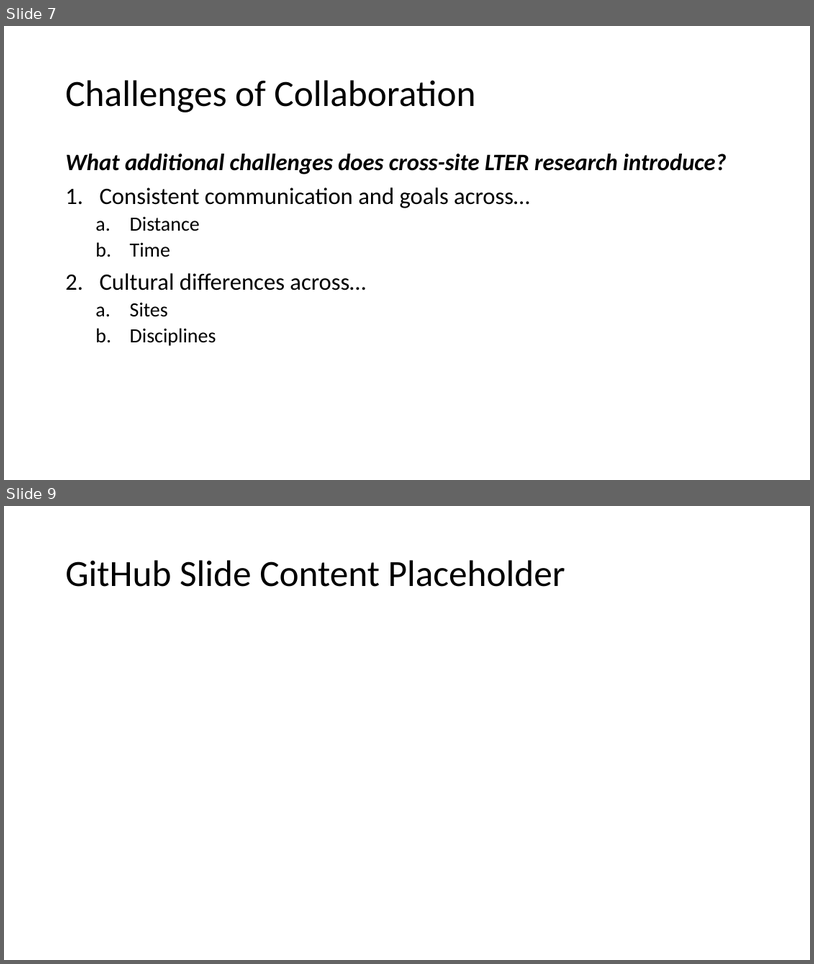
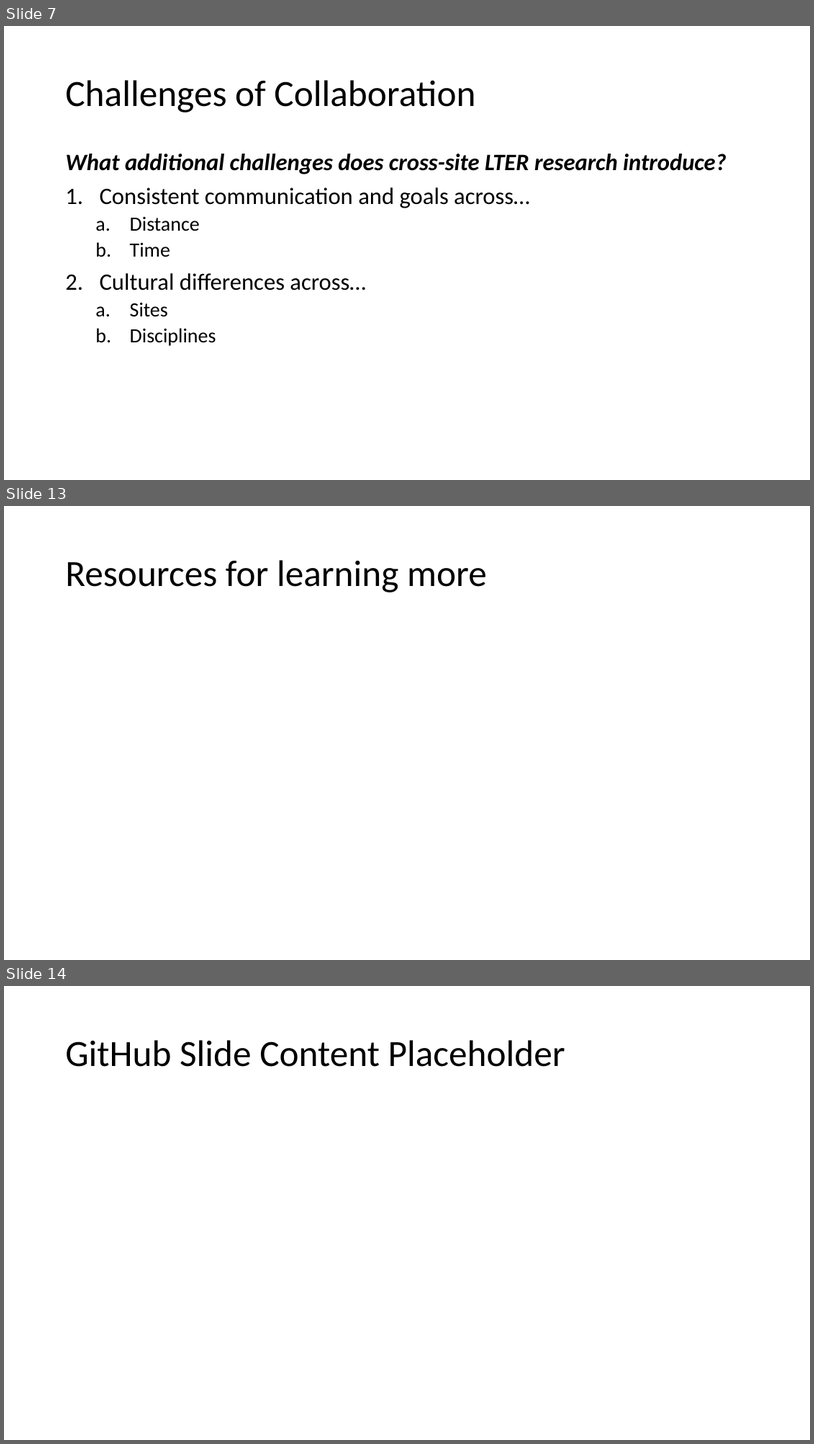
Before and after one commit to ReproducibleQM/n_commandments, a slide deck: pres_deck.pptx. Shown one above the other, each under a label of ours: slides 7 and 9 before the commit, slides 7, 13 and 14 after it; the slides between them are not shown. The pictures are 814x964 and 814x1444 pixels, drawn with LibreOffice and Linux fonts; fonts in the diff are those of the drawing. Boxes give left, top, right and bottom in pixels: in the first picture for what was removed or moved away, otherwise in the second. Text is boxed around its words. In the diff, an @@ line names an element or a change of style, - is before the commit and + after.

```diff
--- a/pres_deck.pptx
+++ b/pres_deck.pptx
@@ slide 13 added at <box>4,506,810,960</box>, background #FFFFFF @@
@@ title added at <box>65,560,487,592</box>, 44 pt, text #000000 @@
+Resources for learning more
@@ what was slide 9 is now slide 14 @@
```
Also in this commit, not shown: 1 slide changed, 4 other slides added.
